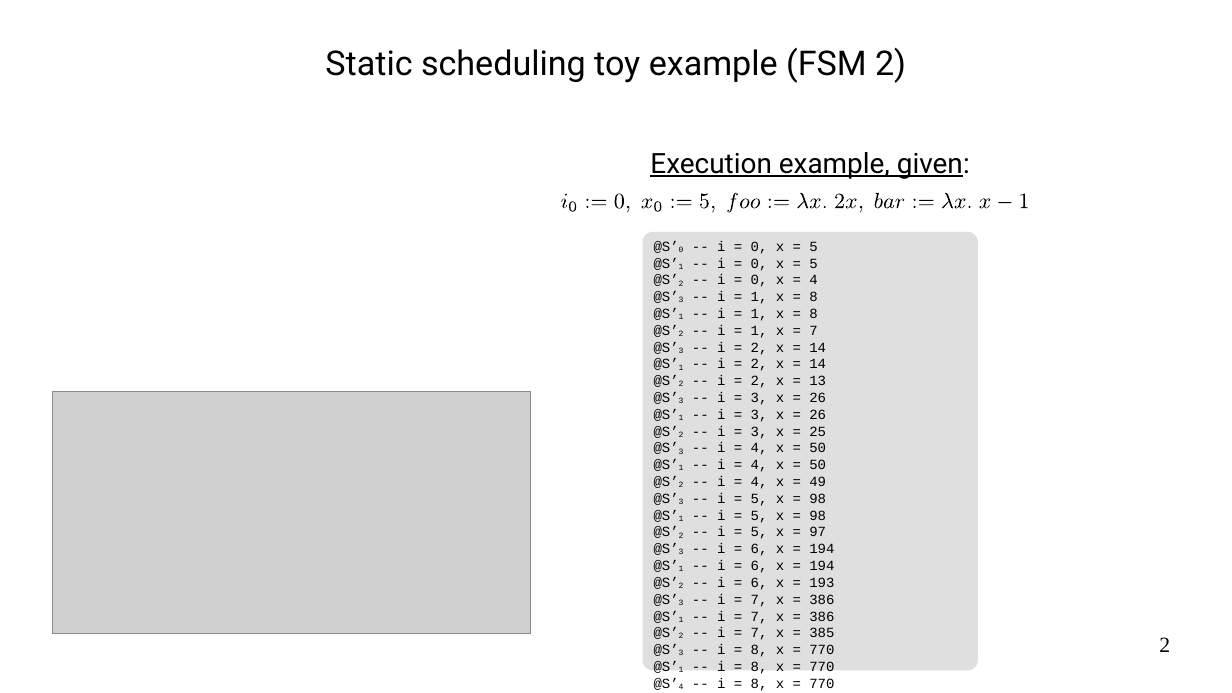
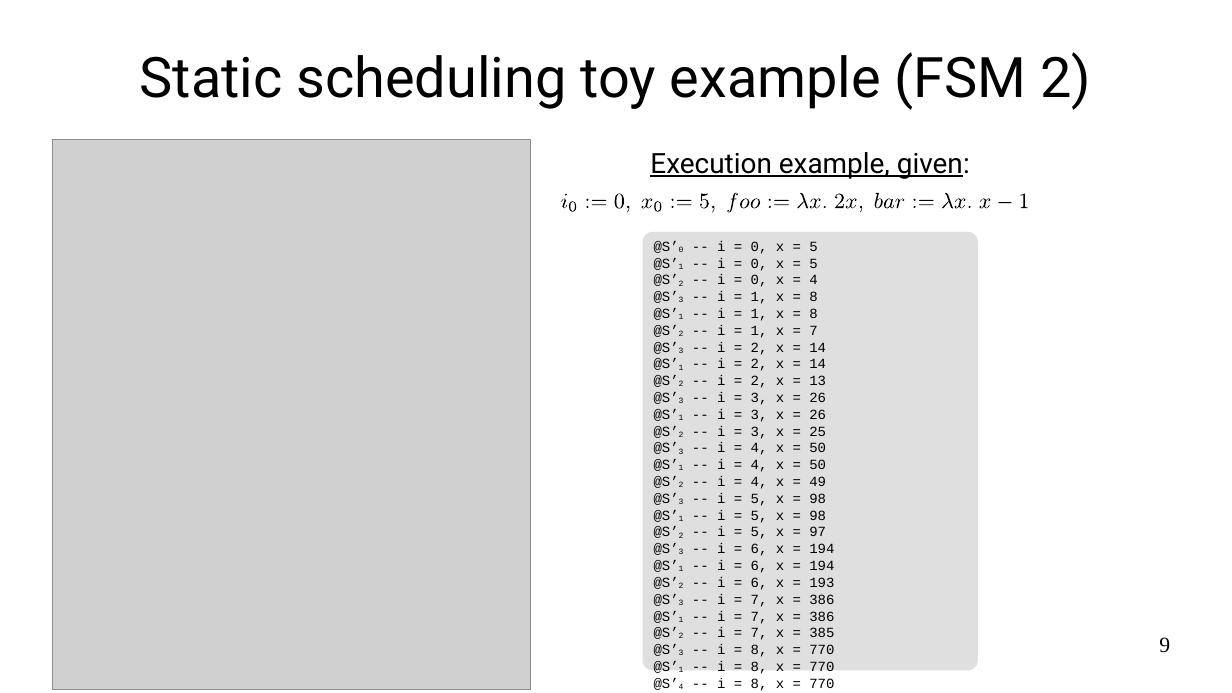
Before and after one commit to ulysse-lh/stage2024, a slide deck: slide 9 of slides/pres.odp (slide 2 before the commit). Drawn at 1232x693 pixels with LibreOffice and Linux fonts; fonts in the diff are those of the drawing; grey boxes stand for pictures. Boxes give left, top, right and bottom in pixels: in the first picture for what was removed or moved away, otherwise in the second. Text is boxed around its words. In the diff, an @@ line names an element or a change of style, - is before the commit and + after.

```diff
--- a/slides/pres.odp
+++ b/slides/pres.odp
@@ text "Static scheduling toy example (FSM ...": place and size @@
-text "Static scheduling toy example (FSM ..." at [325,48,906,83]
+text "Static scheduling toy example (FSM ..." at [140,52,1092,110]
@@ text "Static scheduling toy example (FSM ..." at [140,52,1092,110]: size 22 to 36 pt @@
@@ picture: place and size @@
-picture at [53,391,531,634]
+picture at [53,140,531,690]
@@ page number at [1159,637,1170,653]: text changed @@
-2
+9
```
Also in this commit, not shown: 11 other slides changed, 7 slides added.
